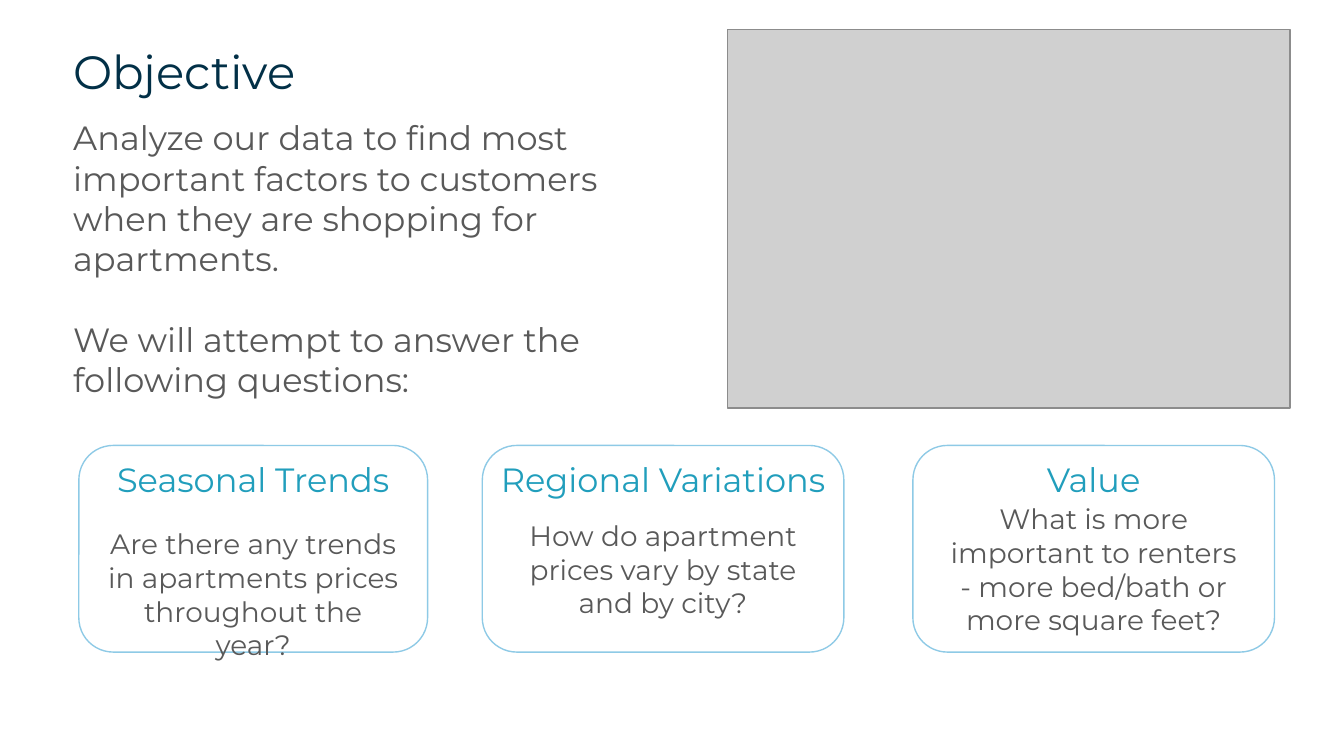
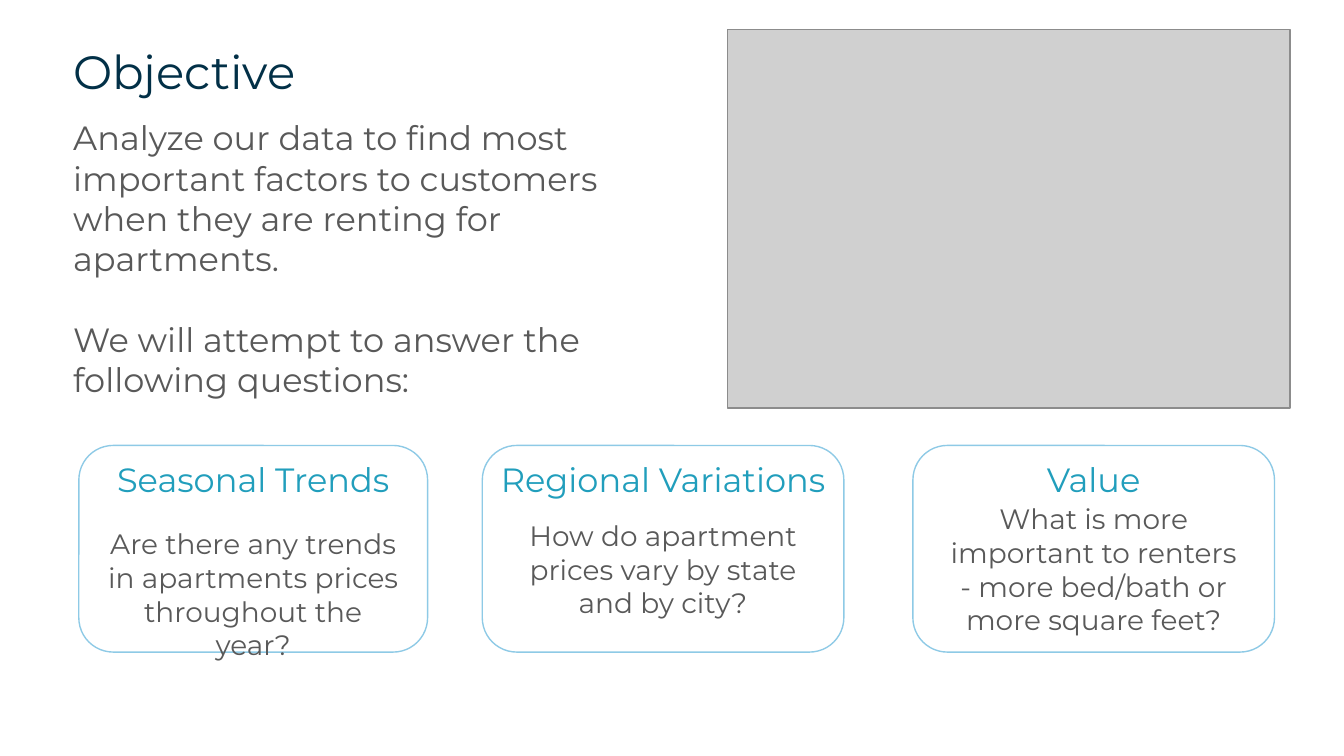
Before and after one commit to tghcb9/dataanalytics-project1-group6, a slide deck: slide 3 of submission/presentation/docs/Project 1 Presentation - Group 6.pptx (slide 2 before the commit). Drawn at 1344x756 pixels with LibreOffice and Linux fonts; fonts in the diff are those of the drawing; grey boxes stand for pictures. Boxes give left, top, right and bottom in pixels: in the first picture for what was removed or moved away, otherwise in the second. Text is boxed around its words. In the diff, an @@ line names an element or a change of style, - is before the commit and + after.

```diff
--- a/submission/presentation/docs/Project 1 Presentation - Group 6.pptx
+++ b/submission/presentation/docs/Project 1 Presentation - Group 6.pptx
@@ text at box(73, 125, 598, 278): text changed @@
-Analyze our data to find most important factors to customers when they are shopping for apartments.
+Analyze our data to find most important factors to customers when they are renting for apartments.
```
Also in this commit, not shown: 10 other slides changed, 7 slides added, 5 slides removed, 3 other files.
